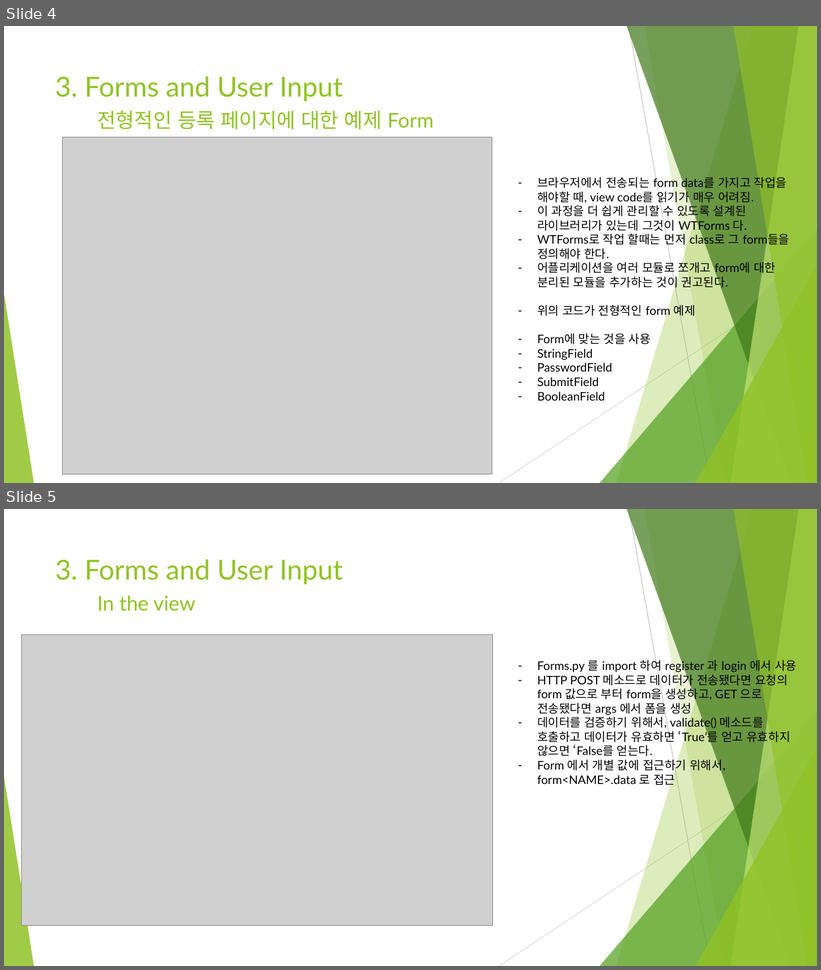
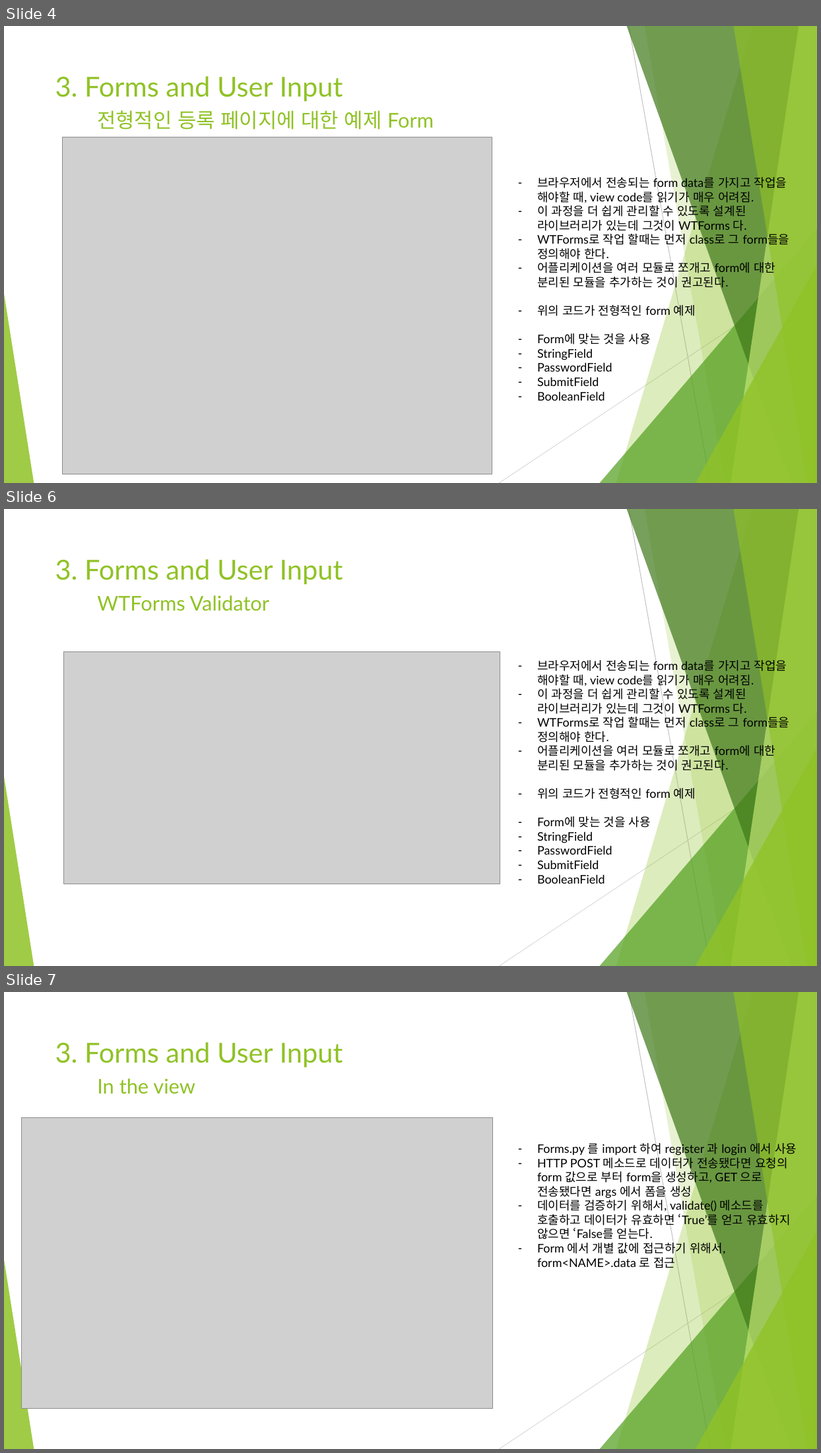
Before and after one commit to Heechul90/Flask, a slide deck: Study/03. Forms and User Input/Forms and User Input.pptx. Shown one above the other, each under a label of ours: slides 4 and 5 before the commit, slides 4, 6 and 7 after it; the slides between them are not shown. The pictures are 821x970 and 821x1453 pixels, drawn with LibreOffice and Linux fonts; fonts in the diff are those of the drawing; grey boxes stand for pictures. Boxes give left, top, right and bottom in pixels: in the first picture for what was removed or moved away, otherwise in the second. Text is boxed around its words. In the diff, an @@ line names an element or a change of style, - is before the commit and + after.

Commit message:
flask about forms and input user

```diff
--- a/Study/03. Forms and User Input/Forms and User Input.pptx
+++ b/Study/03. Forms and User Input/Forms and User Input.pptx
@@ slide 6 added at box(4, 509, 817, 966), background #FFFFFF; not listed: 10 template elements that a slide beside it also shows @@
@@ title added at box(55, 559, 343, 584), 32.4 pt, text #90C226 @@
+3. Forms and User Input
@@ text added at box(97, 595, 270, 611), 24 pt, text #90C226 @@
+WTForms Validator
@@ picture added at box(64, 652, 500, 885) @@
@@ text added at box(537, 660, 790, 884), 14 pt, text #000000 @@
+– 브라우저에서 전송되는 form data를 가지고 작업을 해야할 때, view code를 읽기가 매우 어려짐.
+– 이 과정을 더 쉽게 관리할 수 있도록 설계된 라이브러리가 있는데 그것이 WTForms 다.
+– WTForms로 작업 할때는 먼저 class로 그 form들을 정의해야 한다.
+– 어플리케이션을 여러 모듈로 쪼개고 form에 대한 분리된 모듈을 추가하는 것이 권고된다.
+– 위의 코드가 전형적인 form 예제
+– Form에 맞는 것을 사용
+– StringField
+– PasswordField
+– SubmitField
+– BooleanField
@@ what was slide 5 is now slide 7 @@
```
Also in this commit, not shown: 5 other slides added, 1 other file.
